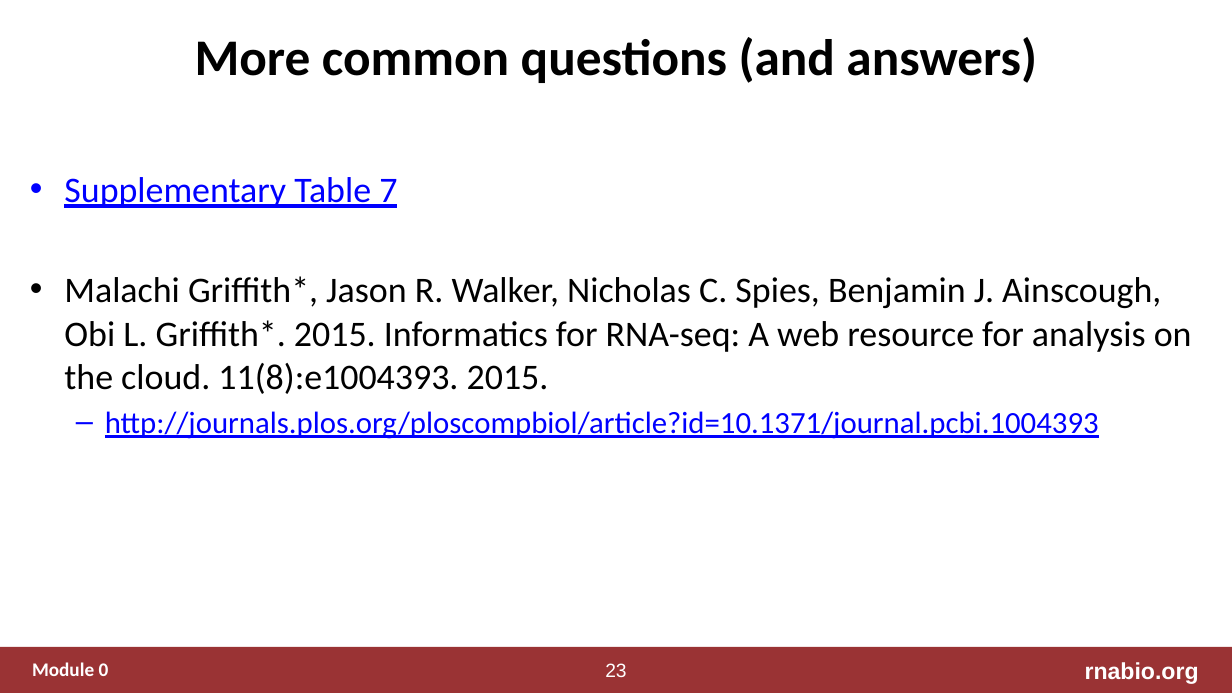
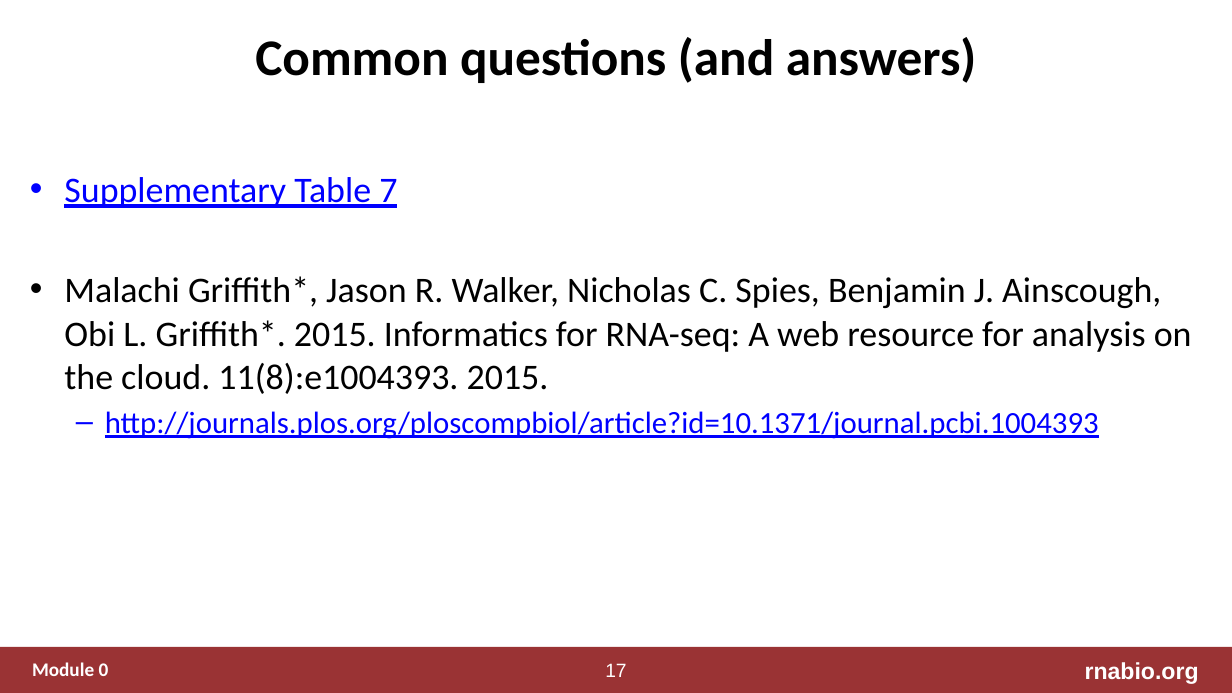
Before and after one commit to griffithlab/rnabio.org, a slide deck: slide 17 of assets/lectures/cshl/2020/full/RNASeq_Module0_IntrotoRNA.pptx (slide 23 before the commit). Drawn at 1232x693 pixels with LibreOffice and Linux fonts; fonts in the diff are those of the drawing. Boxes give left, top, right and bottom in pixels: in the first picture for what was removed or moved away, otherwise in the second. Text is boxed around its words. In the diff, an @@ line names an element or a change of style, - is before the commit and + after.

```diff
--- a/assets/lectures/cshl/2020/full/RNASeq_Module0_IntrotoRNA.pptx
+++ b/assets/lectures/cshl/2020/full/RNASeq_Module0_IntrotoRNA.pptx
@@ title at (255,37,977,83): text changed @@
-More common questions (and answers)
+Common questions (and answers)
@@ page number at (605,663,626,677): text changed @@
-23
+17
```
Also in this commit, not shown: 7 slides removed, 1 other file.
